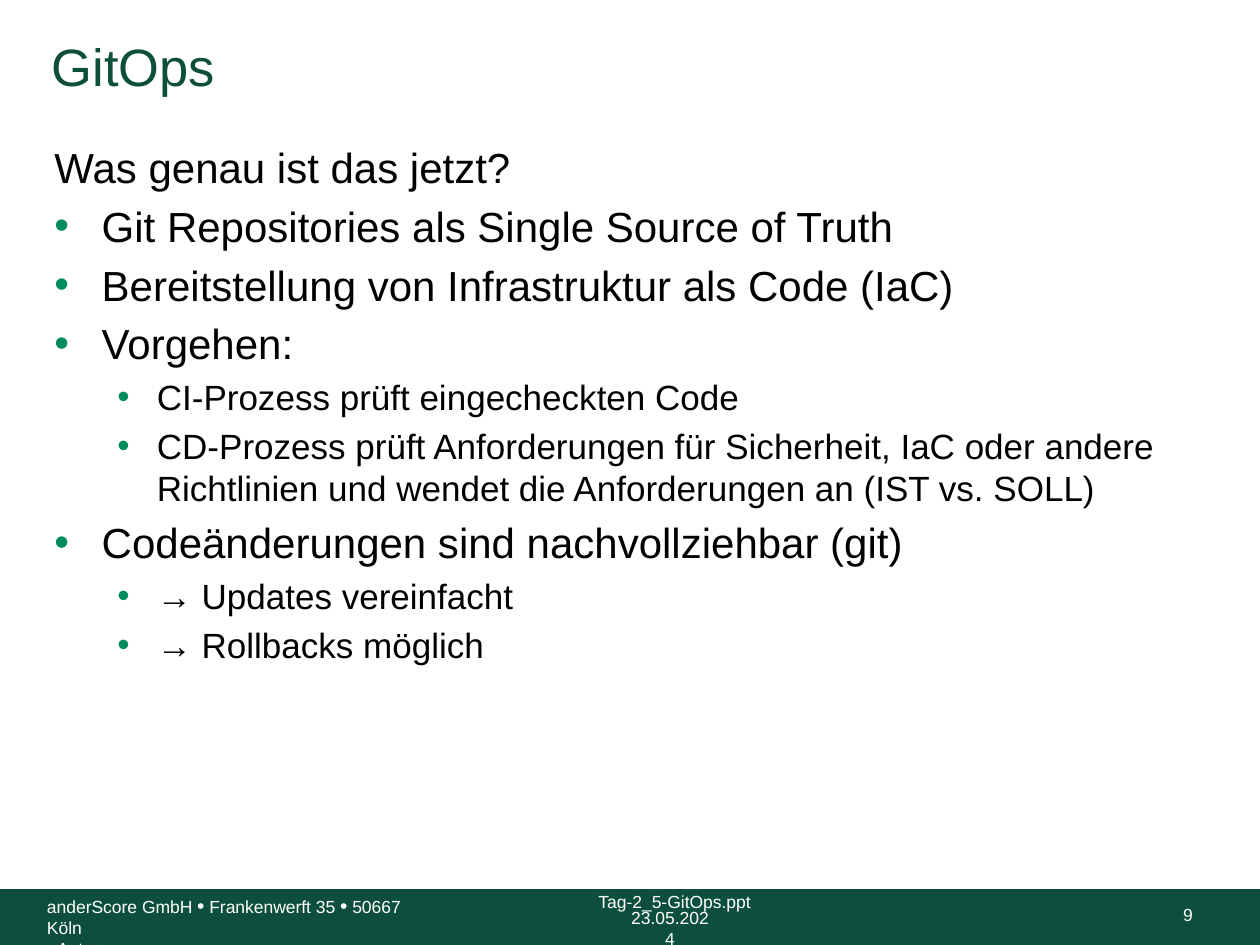
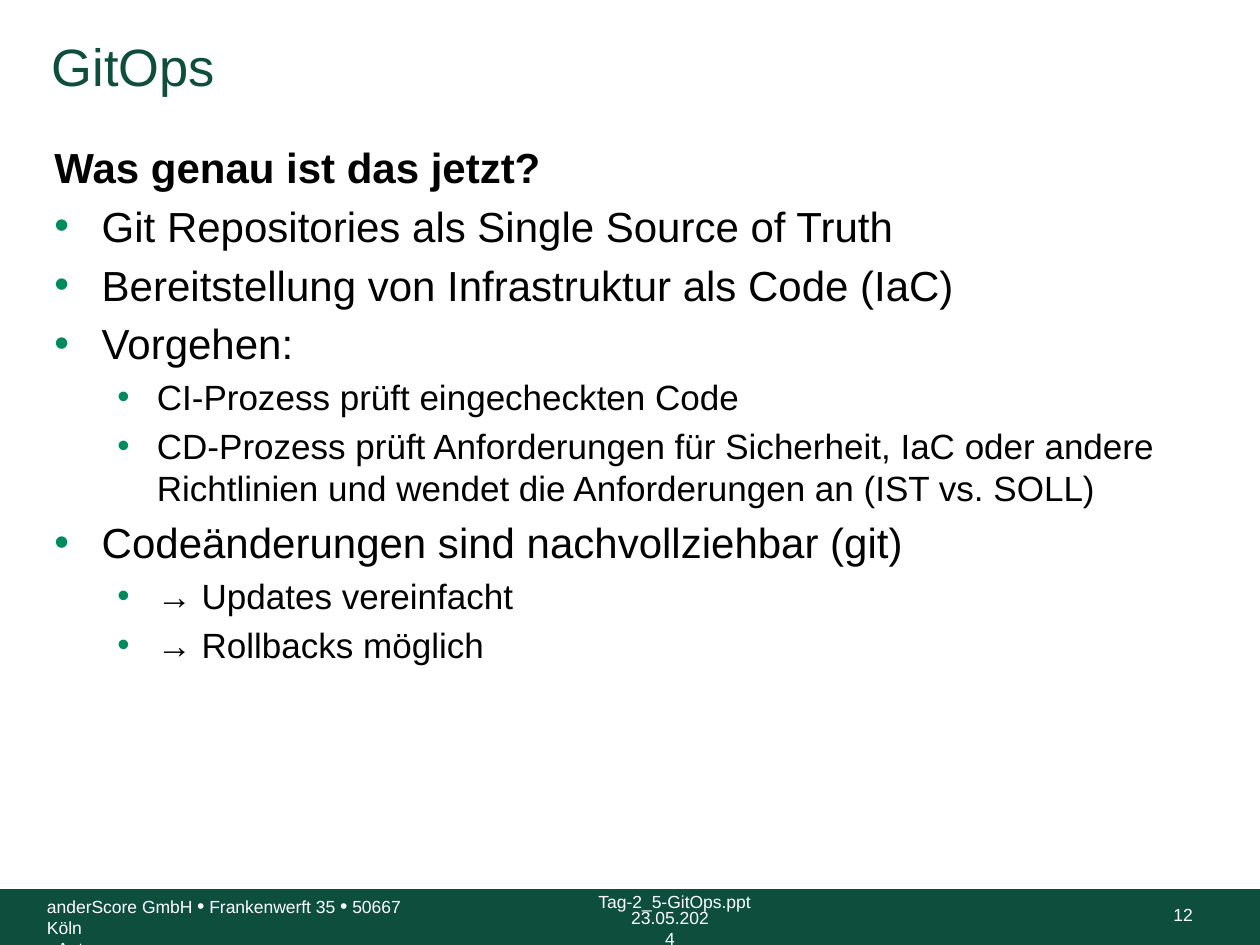
Before and after one commit to anderscore-gmbh/gitlab, a slide deck: slide 12 of slides/Tag-2_5-GitOps.pptx (slide 9 before the commit). Drawn at 1260x945 pixels with LibreOffice and Linux fonts; fonts in the diff are those of the drawing; background and template pictures are left out. Boxes give left, top, right and bottom in pixels: in the first picture for what was removed or moved away, otherwise in the second. Text is boxed around its words. In the diff, an @@ line names an element or a change of style, - is before the commit and + after.

```diff
--- a/slides/Tag-2_5-GitOps.pptx
+++ b/slides/Tag-2_5-GitOps.pptx
@@ text at (54,152,541,192): bold on in "Was genau ist das jetzt?" @@
@@ page number at (1173,909,1192,921): text changed @@
-9
+12
```
Also in this commit, not shown: 4 other slides changed, 5 slides added, 1 other file.
